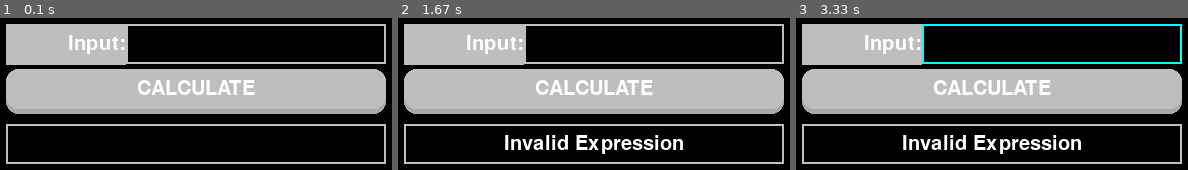
Above: before the commit, frames 1-3 (left to right).
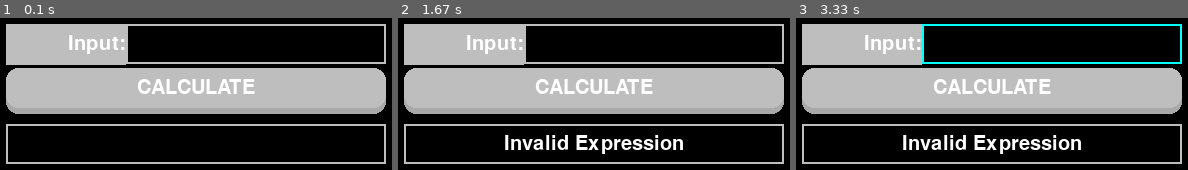
Above: after the commit, the same moments.

Repository: Moontok/Pygame_Practice
Game: pygame game, started from Calculators/calculator.py
The game is run twice, just before and just after one commit, with the same random seed, the same clock (stepped at 60 frames per second) and the same inputs.
Inputs (mouse positions are in pixels of both pictures, inside the frame that each line leads up to):
- Up to frame 1 (0.1 s): no input
- Up to frame 2 (1.67 s): click (594, 94) at 0.38 s; click (652, 43) at 0.72 s; click (468, 69) at 1.05 s
- Up to frame 3 (3.33 s): click (999, 39) at 1.88 s; click (972, 135) at 2.22 s; click (933, 60) at 3.05 s

The runs differ from the first frame. In frame 1, 1.1% of the frame differs, in the area x 1-99%, y 32-51%; in frame 2, 1.1%; in frame 3, 1.1%.

Commit message:
Refactoring

Diff:
--- a/Calculators/button.py
+++ b/Calculators/button.py
@@ -12,11 +12,10 @@
         self.text_rect = self.text.get_rect(center=self.rect.center)
 
         self.pressed = False
-        self.elevation = 5
+        self.elevation = 6
         self.dynamic_elevation = self.elevation
         self.original_y_pos = y
         self.bottom_rect = pg.Rect(x, y, width, self.elevation)
-        self.bottom_color = pg.Color("red")
 
 
     def draw(self, screen):
--- a/Calculators/calculator.py
+++ b/Calculators/calculator.py
@@ -1,7 +1,7 @@
 import pygame as pg
 import sys
 from button import Button
-from input_box import Input_Box
+from input_box import InputBox
 from label import Label
 
 def main():
@@ -15,7 +15,7 @@
     gui_font = pg.font.SysFont("Console", 30)
 
     input_label = Label(10, 10, 120, 41, pg.Color("grey"), pg.Color("white"), "Input:", gui_font, align="right")
-    input_box = Input_Box(130, 10, 260, 40, pg.Color("grey"), pg.Color("cyan"), gui_font)
+    input_box = InputBox(130, 10, 260, 40, pg.Color("grey"), pg.Color("cyan"), gui_font)
 
     output_label = Label(10, 110, 380, 40, pg.Color("grey"), pg.Color("white"), "", gui_font, align="center", border=2)
     calculate_button = Button(10, 60, 380, 40, pg.Color("grey"), pg.Color("white"), "CALCULATE", gui_font, action=lambda:calculate(input_box, output_label))
--- a/Calculators/input_box.py
+++ b/Calculators/input_box.py
@@ -1,7 +1,7 @@
 import pygame as pg
 
 
-class Input_Box:
+class InputBox:
     """ Allows user enter input into the program from the keyboard. """
 
     def __init__(self, x, y, width, height, color, font_color, font, char_limit=14):
